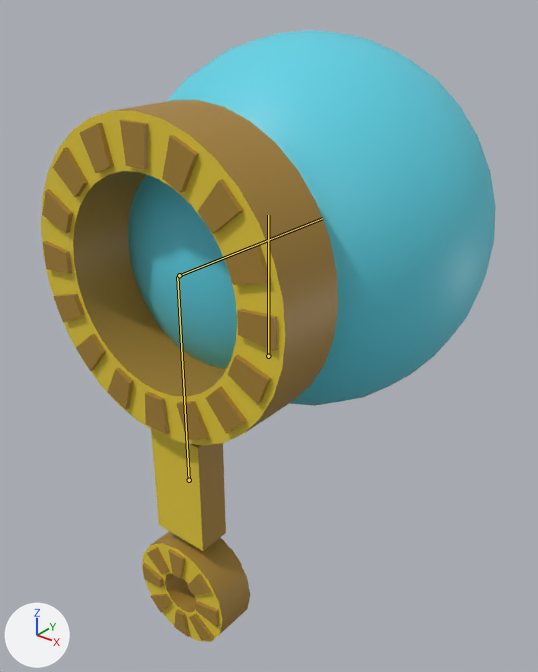
Two versions of the glTF model models/tools/tool_bubble.glb, one commit apart.
Camera for both pictures: a camera (50 mm lens) standing at (3.73, -4.79, 3.11) and looking at (-0.28, 0.21, 0.01). Every picture has the same lights, and +X, +Y and +Z are marked at lower left. The bones that bend it are drawn over the model as lines.

Names of what the first picture shows: 'Bubble', 'Wand'.
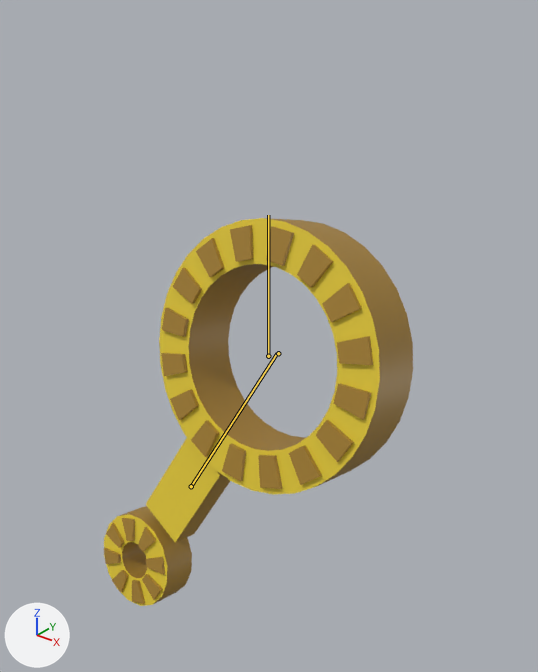
The newer file adds an action. The first version stands in its rest pose; the second is drawn at frame 0 of the action 'Cursor'.

Location of each change, [x1, y1, x2, y2] in pixels of the pictures (538 x 672 px):
'Wand', posed (28% shorter): before [41, 100, 338, 642]; after [104, 218, 413, 606]
'Bubble', posed (not visible afterwards): before [128, 30, 496, 406]
bone 'wand', root to tip: before (189, 480) to (177, 276); after (191, 486) to (277, 353)
bone 'bubble', root to tip: before (179, 275) to (322, 218); after (278, 353) to (278, 353)

What the commit changed:
Bone 'wand' (bone_wand) moves from (0.0, 0.0, 0.0) to (-0.781, -0.894, -0.77).
Bone 'wand' (bone_wand) turns from (0, 0, 0) to (-14, -6, -24) degrees about its own x, y and z.
Bone 'bubble' (bone_bubble) is rescaled from (1.0, 1.0, 1.0) to (0.0, 0.0, 0.0).
